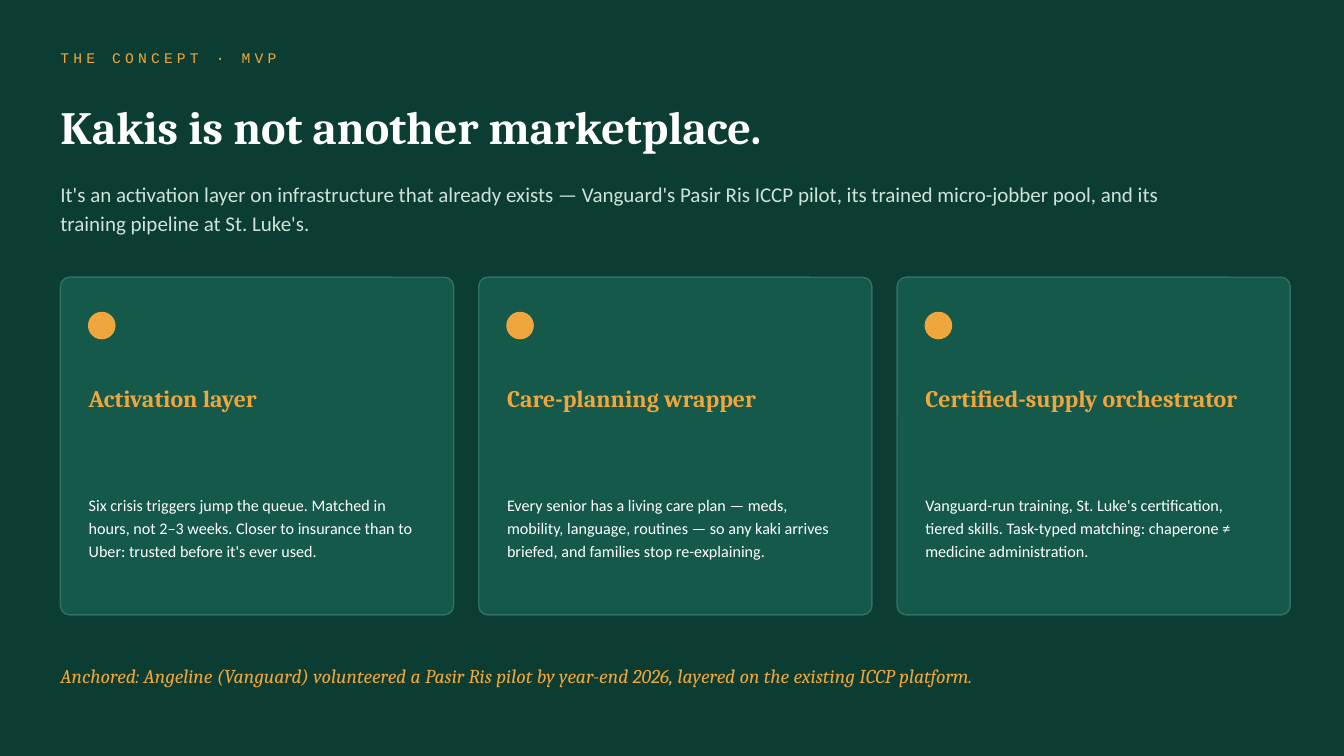
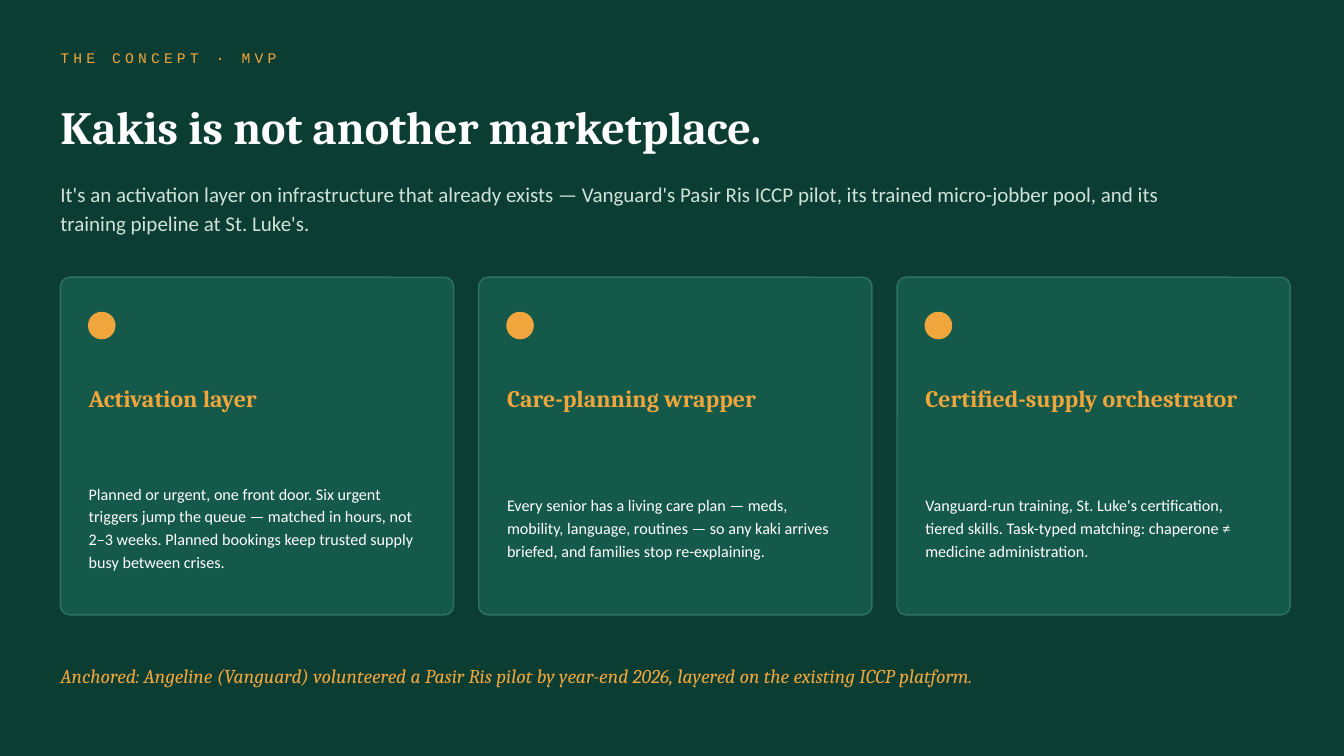
Before and after one commit to quixoticblink/eldercare, a slide deck: slide 7 of knowledge/pitch/Kakis-DemoDay-Pitch.pptx. Drawn at 1344x756 pixels with LibreOffice and Linux fonts; fonts in the diff are those of the drawing. Boxes give left, top, right and bottom in pixels: in the first picture for what was removed or moved away, otherwise in the second. Text is boxed around its words. In the diff, an @@ line names an element or a change of style, - is before the commit and + after.

```diff
--- a/knowledge/pitch/Kakis-DemoDay-Pitch.pptx
+++ b/knowledge/pitch/Kakis-DemoDay-Pitch.pptx
@@ text at box(89, 488, 413, 571): text changed @@
-Six crisis triggers jump the queue. Matched in hours, not 2–3 weeks. Closer to insurance than to Uber: trusted before it's ever used.
+Planned or urgent, one front door. Six urgent triggers jump the queue — matched in hours, not 2–3 weeks. Planned bookings keep trusted supply busy between crises.
```
Also in this commit, not shown: 7 other slides changed, 7 other files.
